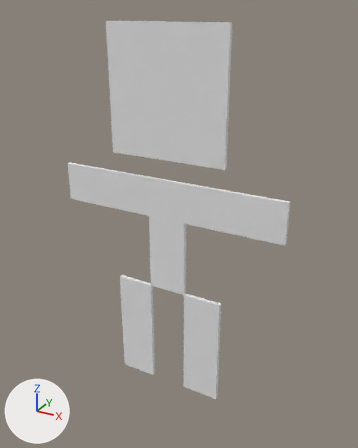
An edit to the Blender file vongott/Assets/Mesh/Editor/spawnpoint.blend, drawn before and after from the same camera.
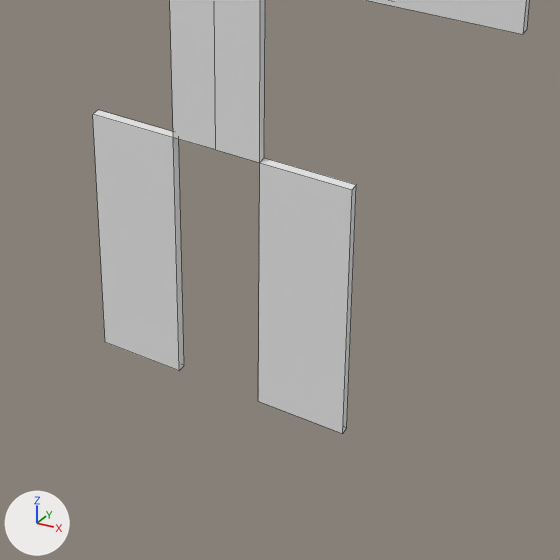
Each version appears first whole from a 50 mm lens placed at (1.134, -1.943, 1.959), pointed at (0.115, -0.09, 1.033), and next in a close-up on the part from 24% to 84% of the width and 52% to 100% of the height. Arrows for +X, +Y and +Z are at lower left; the lights stay in place. The close-ups show mesh edges as thin lines.

The first close-up shows 'spawnpoint'.
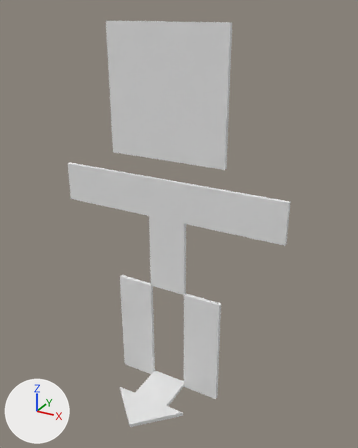
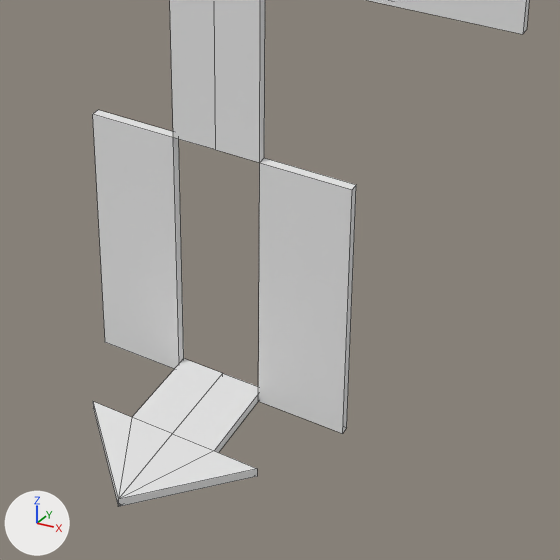
Pixel boxes (x1, y1, x2, y2) of what changed, in the close-ups (560 x 560 px):
'spawnpoint', reshaped: before (93, 0, 529, 434); after (93, 0, 529, 507)
part 1 of me_cube, added: after (93, 359, 259, 507)

The change, as a diff of the scene's bpy script:
```diff
--- a/vongott/Assets/Mesh/Editor/spawnpoint.blend.py
+++ b/vongott/Assets/Mesh/Editor/spawnpoint.blend.py
@@ me_cube @@
 # used by ob_spawnpoint; location = (0.0, 0.0, 0.0); rotation_euler = (1.571, 0.0, 0.0), in degrees (90, 0, 0)
-me_cube.from_pydata(...)  # 32 vertices, 26 faces; spans x 0.0..0.6, y 0.0..1.9, z -0.01..0.01
+me_cube.from_pydata(...)  # 48 vertices, 40 faces; spans x 0.0..0.6, y 0.0..1.9, z -0.01..0.4
+# me_cube part 1: a new loose piece of 16 vertices spanning x 0.0..0.2, y 0.0..0.02, z -0.01..0.4, in mat_material (white #e7e7e7)
 me_cube.materials.append(mat_material)
```
